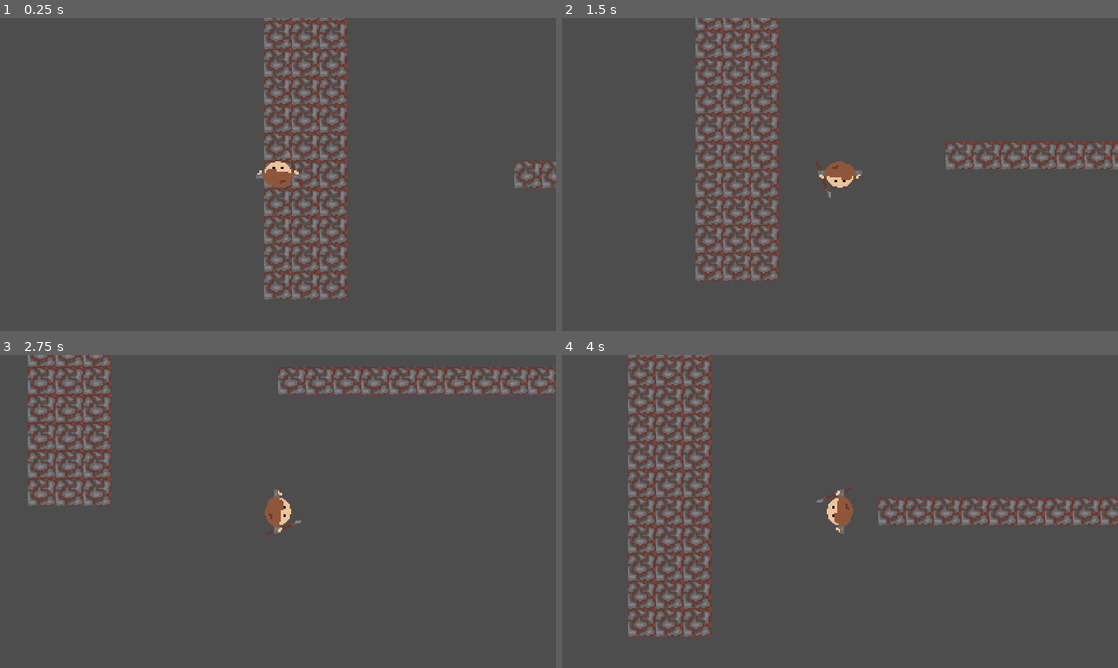
Above: before the commit, frames 1-4 (two rows, left to right).
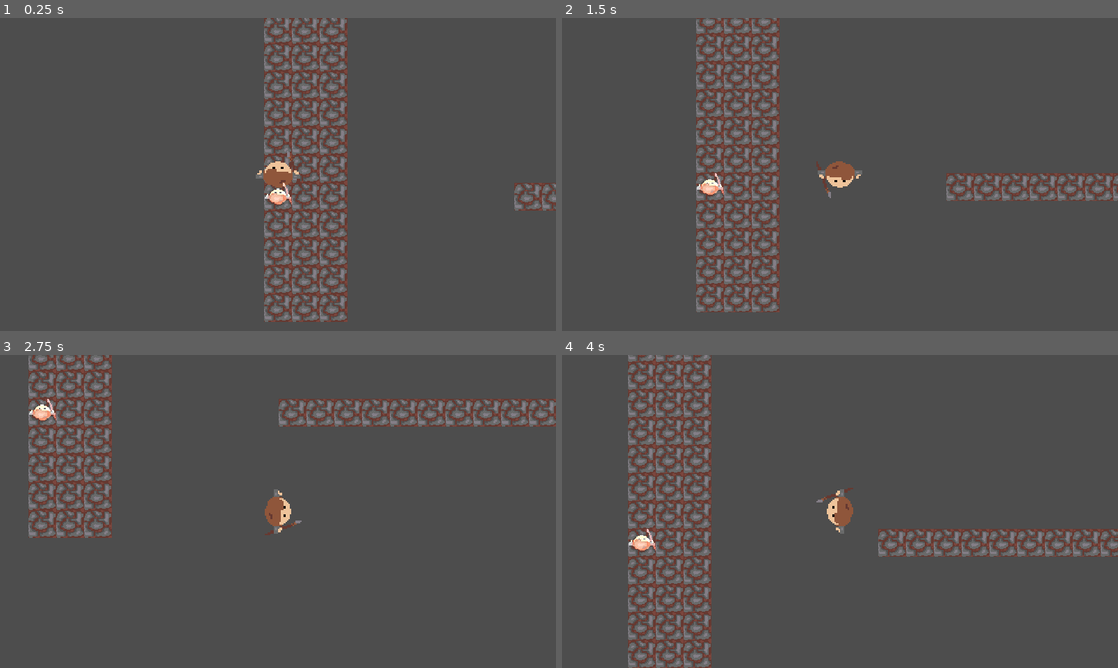
Above: after the commit, the same moments.

Repository: casualhoodlums/sackofromethegame
Game: Godot game, scene res://scenes/World.tscn
Same seed, same stepped clock (60 frames per second), same inputs: the game is played once before the commit and once after it.
Inputs (mouse positions are in pixels of both pictures, inside the frame that each line leads up to):
- Up to frame 1 (0.25 s): no input
- Up to frame 2 (1.5 s): tap Enter at 0.5 s; move the mouse to (962, 158) at 0.52 s; hold D (move_right) 0.53-1.28 s; click (962, 158) at 0.6 s; move the mouse to (728, 190) at 1.27 s; hold S (move_down) from 1.28 s (still down); click (728, 190) at 1.35 s
- Up to frame 3 (2.75 s): move the mouse to (333, 442) at 2.02 s; release S (move_down) at 2.03 s; hold D (move_right) from 2.03 s (still down); click (333, 442) at 2.1 s
- Up to frame 4 (4 s): move the mouse to (812, 574) at 2.77 s; release D (move_right) at 2.78 s; hold W (move_up) 2.78-3.53 s; click (812, 574) at 2.85 s; move the mouse to (1006, 558) at 3.52 s; hold A (move_left) from 3.53 s (still down); click (1006, 558) at 3.6 s

The runs differ from the first frame. In frame 1, 9.4% of the frame differs, in the area x 47-100%, y 0-98%; in frame 2, 14%; in frame 3, 13%; in frame 4, 16%, in the area x 11-100%, y 0-100%.

Commit message:
added player and basic enemy with hitbox, still need to talk about abstraction

Diff:
--- /dev/null
+++ b/Source/Characters/BasicEnemyMan.gd
@@ -0,0 +1,12 @@
+extends CharacterBody2D
+
+
+@export var HEALTH = 10.0
+
+func _physics_process(delta):
+	pass
+
+func take_damage(damage: int):
+	HEALTH -= damage
+	if HEALTH <= 0:
+		call_deferred("queue_free")
--- /dev/null
+++ b/Source/Characters/Player/MainAttackHitbox.gd
@@ -0,0 +1,11 @@
+extends Area2D
+
+@export var damage = 10.0
+
+# Called when the node enters the scene tree for the first time.
+func _ready():
+	pass # Replace with function body.
+
+# Called every frame. 'delta' is the elapsed time since the previous frame.
+func _process(delta):
+	pass
--- a/Source/Characters/Player/Player.gd
+++ b/Source/Characters/Player/Player.gd
@@ -1,5 +1,7 @@
 extends CharacterBody2D
 
+
+# Constant/Exported Vars
 @export var SPEED = 200.0
 @export var ACCELERATION = 1000.0
 @export var FRICTION = 600.0
@@ -7,10 +9,38 @@
 @export var MAX_VELOCITY = Vector2(200.0, 200.0)
 @export var MIN_VELOCITY = Vector2.ZERO
 
+# Node refereneces
 @onready var player_sprite = $PlayerSprite
 @onready var player_collison = $PlayerCollison
 @onready var camera_2d = $Camera2D
 
+@onready var main_attack_hitbox = $MainAttackHitbox
+@onready var hitbox_collision = $MainAttackHitbox/HitboxCollision
+@onready var attack_timer = $AttackTimer
+
+
+# state so attack doesn't repeat right now, but also will prob need in future.
+enum PlayerState {
+	IDLE,
+	ATTACKING,
+}
+
+@onready var current_state = PlayerState.IDLE
+# called when the node enters the scene tree for the first time.
+func _ready():
+	attack_timer.wait_time = 0.05
+	hitbox_collision.disabled = true
+#	main_attack_hitbox.monitorable = false
+
+## unused for now but might be useful in future.
+#func _unhandled_input(event):
+#	if event is InputEventMouseButton:
+#		if event.button_index == MOUSE_BUTTON_LEFT:
+#			main_attack()
+
+func _process(delta):
+	if Input.is_action_just_pressed("main_attack"):
+		main_attack()
 
 func _physics_process(delta):
 	var input_vector = Vector2.ZERO
@@ -29,13 +59,18 @@
 
 	print(velocity)
 	move_and_slide()
-	# # Get the input direction and handle the movement/deceleration.
-	# # As good practice, you should replace UI actions with custom gameplay actions.
-	# var direction = Input.get_action_strength("move_up" - "move_down")
 
-	# if direction:
-	# 	velocity.x = direction * SPEED
-	# else:
-	# 	velocity.x = move_toward(velocity.x, 0, SPEED)
+func main_attack():
+	if current_state != PlayerState.ATTACKING:
+		main_attack_hitbox.show()
+		hitbox_collision.disabled = false
+		attack_timer.start()
+		current_state = PlayerState.ATTACKING
 
-	# move_and_slide()
+
+# callback functions
+func _on_attack_timer_timeout():
+	main_attack_hitbox.hide()
+	hitbox_collision.disabled = true
+	current_state = PlayerState.IDLE
+	print("hidden")
--- /dev/null
+++ b/Source/Hurtbox.gd
@@ -0,0 +1,14 @@
+extends Area2D
+
+# Called when the node enters the scene tree for the first time.
+func _ready():
+	pass # Replace with function body.
+
+# Called every frame. 'delta' is the elapsed time since the previous frame.
+func _process(delta):
+	pass
+
+func _on_area_entered(area):
+	print(area)
+	if owner.has_method("take_damage"):
+		owner.take_damage(area.damage)
--- a/project.godot
+++ b/project.godot
@@ -45,6 +45,15 @@
 "events": [Object(InputEventKey,"resource_local_to_scene":false,"resource_name":"","device":-1,"window_id":0,"alt_pressed":false,"shift_pressed":false,"ctrl_pressed":false,"meta_pressed":false,"pressed":false,"keycode":0,"physical_keycode":68,"key_label":0,"unicode":100,"echo":false,"script":null)
 ]
 }
+main_attack={
+"deadzone": 0.5,
+"events": [Object(InputEventMouseButton,"resource_local_to_scene":false,"resource_name":"","device":-1,"window_id":0,"alt_pressed":false,"shift_pressed":false,"ctrl_pressed":false,"meta_pressed":false,"button_mask":0,"position":Vector2(0, 0),"global_position":Vector2(0, 0),"factor":1.0,"button_index":1,"canceled":false,"pressed":false,"double_click":false,"script":null)
+]
+}
+
+[layer_names]
+
+2d_physics/layer_2="Weapon"
 
 [rendering]
 
--- /dev/null
+++ b/scenes/Characters/BasicEnemyMan.tscn
@@ -0,0 +1,33 @@
+[gd_scene load_steps=7 format=3 uid="uid://b1ithexv03104"]
+
+[ext_resource type="Script" path="res://Source/Characters/BasicEnemyMan.gd" id="1_06dvi"]
+[ext_resource type="Texture2D" uid="uid://c1qinaxej048o" path="res://Art/Characters/placeholderman.png" id="1_d0j50"]
+[ext_resource type="Script" path="res://Source/Hurtbox.gd" id="2_gbfol"]
+
+[sub_resource type="RectangleShape2D" id="RectangleShape2D_k53bm"]
+
+[sub_resource type="RectangleShape2D" id="RectangleShape2D_5akdp"]
+
+[sub_resource type="CanvasItemMaterial" id="CanvasItemMaterial_ttd0c"]
+blend_mode = 1
+
+[node name="BasicEnemyMan" type="CharacterBody2D"]
+motion_mode = 1
+script = ExtResource("1_06dvi")
+
+[node name="CollisionShape2D" type="CollisionShape2D" parent="."]
+shape = SubResource("RectangleShape2D_k53bm")
+
+[node name="Hurtbox" type="Area2D" parent="."]
+collision_layer = 2
+collision_mask = 2
+script = ExtResource("2_gbfol")
+
+[node name="CollisionShape2D" type="CollisionShape2D" parent="Hurtbox"]
+shape = SubResource("RectangleShape2D_5akdp")
+
+[node name="Sprite2D" type="Sprite2D" parent="."]
+material = SubResource("CanvasItemMaterial_ttd0c")
+texture = ExtResource("1_d0j50")
+
+[connection signal="area_entered" from="Hurtbox" to="Hurtbox" method="_on_area_entered"]
--- a/scenes/Player.tscn
+++ b/scenes/Characters/Player.tscn
@@ -1,7 +1,8 @@
-[gd_scene load_steps=5 format=3 uid="uid://bi7xauranhaqw"]
+[gd_scene load_steps=6 format=3 uid="uid://bi7xauranhaqw"]
 
 [ext_resource type="Script" path="res://Source/Characters/Player/Player.gd" id="1_3oena"]
 [ext_resource type="Texture2D" uid="uid://c1qinaxej048o" path="res://Art/Characters/placeholderman.png" id="2_6vu5r"]
+[ext_resource type="Script" path="res://Source/Characters/Player/MainAttackHitbox.gd" id="3_7cawa"]
 
 [sub_resource type="RectangleShape2D" id="RectangleShape2D_k3u7n"]
 size = Vector2(52, 30.5)
@@ -14,7 +15,6 @@
 script = ExtResource("1_3oena")
 
 [node name="PlayerCollison" type="CollisionShape2D" parent="."]
-visible = false
 shape = SubResource("RectangleShape2D_k3u7n")
 metadata/_edit_lock_ = true
 
@@ -25,18 +25,23 @@
 metadata/_edit_lock_ = true
 
 [node name="Camera2D" type="Camera2D" parent="."]
-visible = false
 metadata/_edit_lock_ = true
 
 [node name="AbstractTheAttack" type="Node2D" parent="."]
 
-[node name="AttackHitbox" type="Area2D" parent="."]
+[node name="MainAttackHitbox" type="Area2D" parent="."]
+visible = false
 position = Vector2(0, -41)
 scale = Vector2(1.36308, 1.11959)
+collision_layer = 2
+collision_mask = 2
+script = ExtResource("3_7cawa")
 
-[node name="HitboxCollision" type="CollisionShape2D" parent="AttackHitbox"]
+[node name="HitboxCollision" type="CollisionShape2D" parent="MainAttackHitbox"]
 shape = SubResource("RectangleShape2D_6p83f")
+
+[node name="AttackTimer" type="Timer" parent="."]
 
 [node name="AnimationPlayer" type="AnimationPlayer" parent="."]
 
-[node name="AttackTimer" type="Timer" parent="."]
+[connection signal="timeout" from="AttackTimer" to="." method="_on_attack_timer_timeout"]
--- a/scenes/World.tscn
+++ b/scenes/World.tscn
@@ -1,12 +1,15 @@
-[gd_scene load_steps=3 format=3 uid="uid://lex5q2xpjuyx"]
+[gd_scene load_steps=4 format=3 uid="uid://lex5q2xpjuyx"]
 
-[ext_resource type="PackedScene" uid="uid://bi7xauranhaqw" path="res://scenes/Player.tscn" id="1_y80fc"]
-[ext_resource type="PackedScene" uid="uid://dbbufgbswsv31" path="res://scenes/Streets.tscn" id="3_0r3go"]
+[ext_resource type="PackedScene" uid="uid://bi7xauranhaqw" path="res://Scenes/Characters/Player.tscn" id="1_b3nlr"]
+[ext_resource type="PackedScene" uid="uid://dbbufgbswsv31" path="res://Scenes/Streets.tscn" id="2_s3i3p"]
+[ext_resource type="PackedScene" uid="uid://b1ithexv03104" path="res://Scenes/Characters/BasicEnemyMan.tscn" id="3_oeseq"]
 
 [node name="World" type="Node2D"]
 position = Vector2(161, 567)
 
-[node name="Player" parent="." instance=ExtResource("1_y80fc")]
+[node name="Player" parent="." instance=ExtResource("1_b3nlr")]
 
-[node name="Ground" parent="." instance=ExtResource("3_0r3go")]
+[node name="BasicEnemyMan" parent="." instance=ExtResource("3_oeseq")]
+
+[node name="Ground" parent="." instance=ExtResource("2_s3i3p")]
 metadata/_edit_lock_ = true
